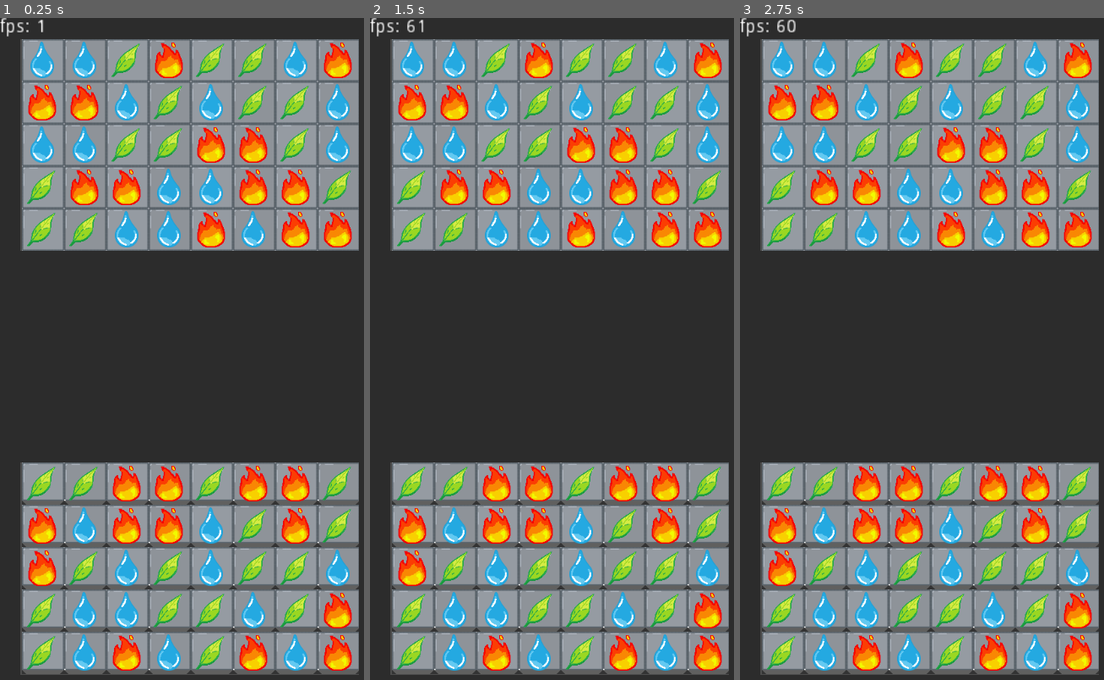
Above: before the commit, frames 1-3 (left to right).
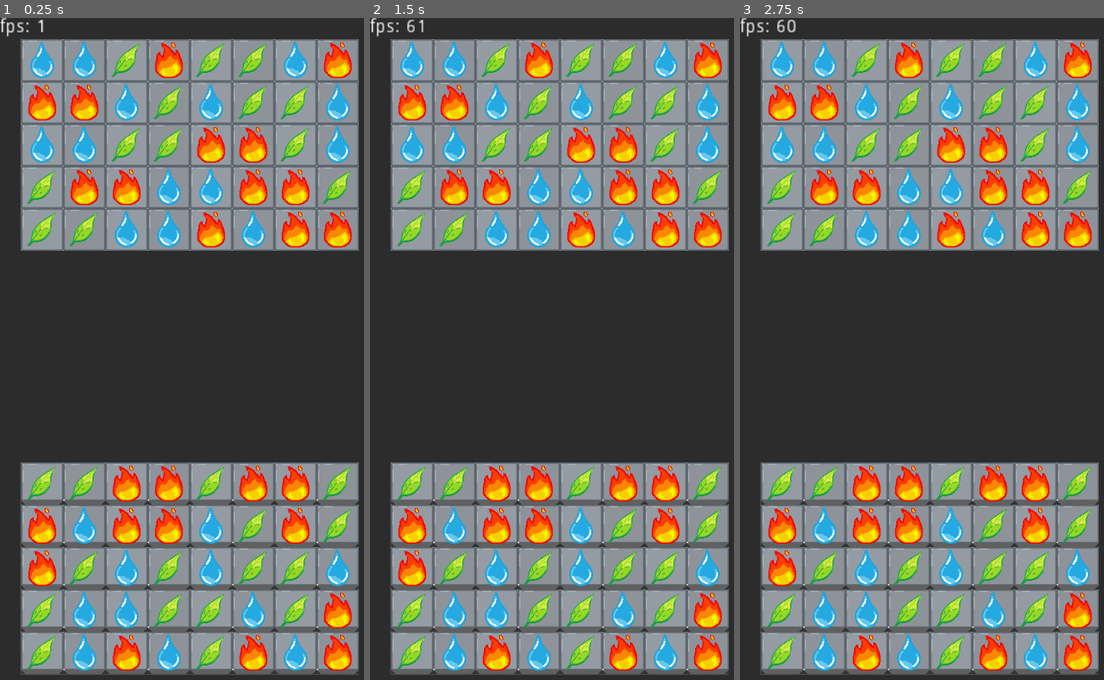
Above: after the commit, the same moments.

Repository: ruifr5/Project-Match-3
Game: Godot game, scene res://scenes/game_window.tscn
Two runs of this game, one before a commit and one after it. Both use one fixed random seed, a clock stepped at 60 frames per second and the inputs below.
Inputs (mouse positions are in pixels of both pictures, inside the frame that each line leads up to):
- Up to frame 1 (0.25 s): no input
- Up to frame 2 (1.5 s): tap Enter at 0.5 s; move the mouse to (643, 322) at 0.52 s; click (643, 322) at 0.6 s; right-click (643, 322) at 0.8 s; move the mouse to (482, 388) at 1.27 s; right-click (482, 388) at 1.35 s
- Up to frame 3 (2.75 s): click (852, 388) at 1.55 s; tap Space at 2 s; move the mouse to (969, 209) at 2.02 s; click (969, 209) at 2.1 s; right-click (969, 209) at 2.3 s

The runs differ from the first frame. In frame 1, 3.4% of the frame differs, in the area x 5-99%, y 3-100%; in frame 2, 3.4%; in frame 3, 3.4%.

Commit message:
improvements to unit pathing

Diff:
--- a/scenes/game_window.tscn
+++ b/scenes/game_window.tscn
@@ -11,7 +11,10 @@
 [node name="game_window" type="Node2D"]
 script = ExtResource( 6 )
 
-[node name="background" type="TextureRect" parent="."]
+[node name="background" type="Node2D" parent="."]
+z_index = 1
+
+[node name="background" type="TextureRect" parent="background"]
 margin_left = 1.05945
 margin_right = 577.059
 margin_bottom = 1024.0
@@ -29,6 +32,7 @@
 texture = ExtResource( 5 )
 
 [node name="grid_player1" type="Node2D" parent="."]
+z_index = 1
 script = ExtResource( 1 )
 width = 8
 height = 5
@@ -38,6 +42,7 @@
 wrap_area = Rect2( 32, 672, 512, 320 )
 
 [node name="grid_player2" type="Node2D" parent="."]
+z_index = 1
 script = ExtResource( 1 )
 width = 8
 height = 5
--- a/scenes/unit.tscn
+++ b/scenes/unit.tscn
@@ -4,7 +4,7 @@
 
 [sub_resource type="CapsuleShape2D" id=1]
 radius = 18.2927
-height = 17.8651
+height = 12.2527
 
 [node name="unit" type="KinematicBody2D"]
 script = ExtResource( 1 )
--- a/scenes/units/earth_unit.tscn
+++ b/scenes/units/earth_unit.tscn
@@ -10,5 +10,4 @@
 
 [node name="Sprite" parent="." index="0"]
 modulate = Color( 0, 1, 0, 1 )
-position = Vector2( 0.261, -7.156 )
 texture = ExtResource( 2 )
--- a/scripts/arena.gd
+++ b/scripts/arena.gd
@@ -3,8 +3,9 @@
 export (int) var width
 export (int) var height
 export (int) var grid_width
-export (float) var unit_speed = 0.4
+export (float) var unit_speed = 1
 onready var offset = width / grid_width
+var unit_half_size
 
 #[[unit, target], ...]
 var moving_units = []
@@ -15,16 +16,34 @@
 	earth = preload("res://scenes/units/earth_unit.tscn"),
 }
 
+# normal -> normal movement
+# safe_distance -> moving away from allies
+# correction -> moving into play area
+enum MoveType { NORMAL, SAFE_DISTANCE, CORRECTION}
+
 signal unit_collision(unit1, unit2)
+
 
 # Called when the node enters the scene tree for the first time.
 func _ready():
-	pass # Replace with function body.
+	var unit = possible_units.fire.instance()
+	unit_half_size = unit.get_node("Sprite").get_texture().get_size().x / 2
+	unit.queue_free()
 
 
 # Called every frame. 'delta' is the elapsed time since the previous frame.
 func _physics_process(delta):
 	move_all_units()
+#	touch_input()
+
+
+func touch_input():
+	if Input.is_action_just_pressed("ui_touch"):
+#		debug
+		spawn_unit_debug(get_local_mouse_position(), Vector2.UP, "fire")
+	if Input.is_action_just_pressed("ui_touch_2"):
+#		debug
+		spawn_unit_debug(get_local_mouse_position(), Vector2.DOWN, "fire")
 
 
 func spawn_unit(grid_position_x, run_direction, color):
@@ -33,6 +52,16 @@
 	var unit = possible_units[color].instance()
 	unit.allegiance = run_direction
 	unit.position = calc_unit_spawn_position(unit, grid_position_x, run_direction)
+	add_child(unit)
+	moving_units.append([unit, calc_target(unit, run_direction)])
+
+
+func spawn_unit_debug(mouse_position, run_direction, color):
+	if !possible_units.has(color):
+		return
+	var unit = possible_units[color].instance()
+	unit.allegiance = run_direction
+	unit.position = mouse_position
 	add_child(unit)
 	moving_units.append([unit, calc_target(unit, run_direction)])
 
@@ -49,29 +78,51 @@
 
 
 func calc_target(unit, direction: Vector2):
-	if direction == Vector2.UP:
-		return Vector2(unit.position.x, 0)
-	if direction == Vector2.DOWN:
-		return Vector2(unit.position.x, height)
+#	check if unit is outside of play area
+	var correction = Vector2(0,0)
+	if unit.position.x < offset / 6:
+		correction.x = offset * grid_width / 2
+	elif unit.position.x > width - offset / 6:
+		correction.x = -offset * grid_width / 2
+
+	if direction.normalized() == Vector2.UP:
+		var y = -offset if !correction.length() > 0 else unit.position.y
+		return Vector2(unit.position.x, y) + correction
+	if direction.normalized() == Vector2.DOWN:
+		var y = height + offset if !correction.length() > 0 else unit.position.y
+		return Vector2(unit.position.x, y) + correction
 
 
 func calc_unit_spawn_position(unit, grid_position_x, run_direction) -> Vector2:
-	var unit_half_size = unit.get_node("Sprite").get_texture().get_size().x / 2
 	var y = height - unit_half_size if run_direction == Vector2.UP else unit_half_size
 	return Vector2(grid_position_x * offset + unit_half_size, y)
 
 
-func move_unit(unit: KinematicBody2D, target: Vector2):
+func move_unit(unit: KinematicBody2D, target: Vector2, move_type = MoveType.NORMAL):
 	var direction = target - unit.position
-	if unit.position.y > 0 && unit.position.y < height:
-		var collision = unit.move_and_collide(direction.normalized() * unit_speed)
+	var speed = unit_speed * 10 if move_type == MoveType.CORRECTION else unit_speed
+	if unit.position.y < unit_half_size && direction.normalized() == Vector2.UP || unit.position.y > height - unit_half_size && direction.normalized() == Vector2.DOWN:
+		remove_unit(unit)
+		unit.die()
+	else:
+		var collision = unit.move_and_collide(direction.normalized() * speed)
 		if collision && unit.allegiance != collision.collider.allegiance:
 			emit_signal("unit_collision", unit, collision.collider)
-	else:
-		remove_unit(unit)
-		unit.die()
+		elif collision && move_type != MoveType.SAFE_DISTANCE:
+			safe_distance(unit, collision.collider)
+#	else:
+#		remove_unit(unit)
+#		unit.die()
 
 
 func move_all_units():
 	for move_info in moving_units:
-		move_unit(move_info[0], move_info[1])
+		var unit = move_info[0]
+		var target = calc_target(unit, unit.allegiance)
+		var move_type = MoveType.CORRECTION if target.y == unit.position.y else MoveType.NORMAL
+		move_unit(unit, target, move_type)
+
+
+func safe_distance(unit1, unit2):
+	move_unit(unit1, clamp_vector(unit1.position - unit2.position)*2, MoveType.SAFE_DISTANCE)
+	move_unit(unit2, clamp_vector(unit2.position - unit1.position)*2, MoveType.SAFE_DISTANCE)
